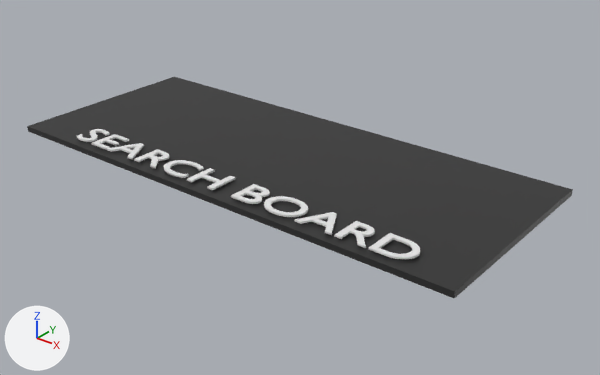
An edit to the glTF model public/models/searchbar/searchboard.glb, drawn before and after from the same camera.
Before and after are seen from a 50 mm camera at (8.73, -12.22, 9.18) aimed at (-2.0, 1.2, 0.86). Lighting does not change. The marker at lower left points along +X, +Y and +Z. Where no turn or scale is listed for an object, it has been applied to the vertices.

Objects in the first picture: 'Cube.004', 'Text.001'.
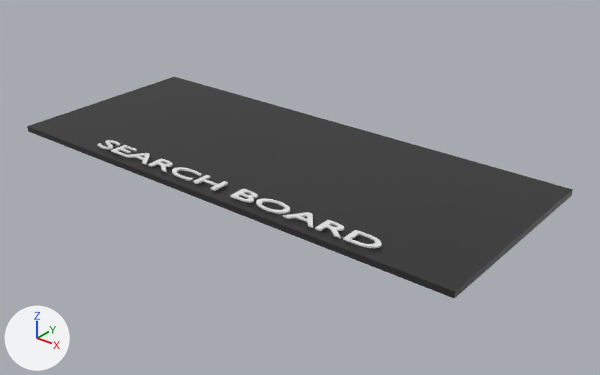
The change, as a diff of the scene's bpy script:
```diff
--- a/public/models/searchbar/searchboard.glb.py
+++ b/public/models/searchbar/searchboard.glb.py
@@ ob_text_001 @@
 ob_text_001 = bpy.data.objects.new('Text.001', me_text_007)
-ob_text_001.location = (-7.0, -1.19, 1.61)
-ob_text_001.scale = (1.28, 1.0, 1.0)
+ob_text_001.location = (-6.2, -1.19, 1.61)
+ob_text_001.scale = (1.07, 0.583, 0.838)
```

Changed parts and their boxes (x1, y1, x2, y2) in the pictures (600 x 375 px):
'Text.001', moved, rescaled (17% narrower, 17% shorter)
    before: (77, 129, 420, 259)
    after: (97, 140, 382, 248)
